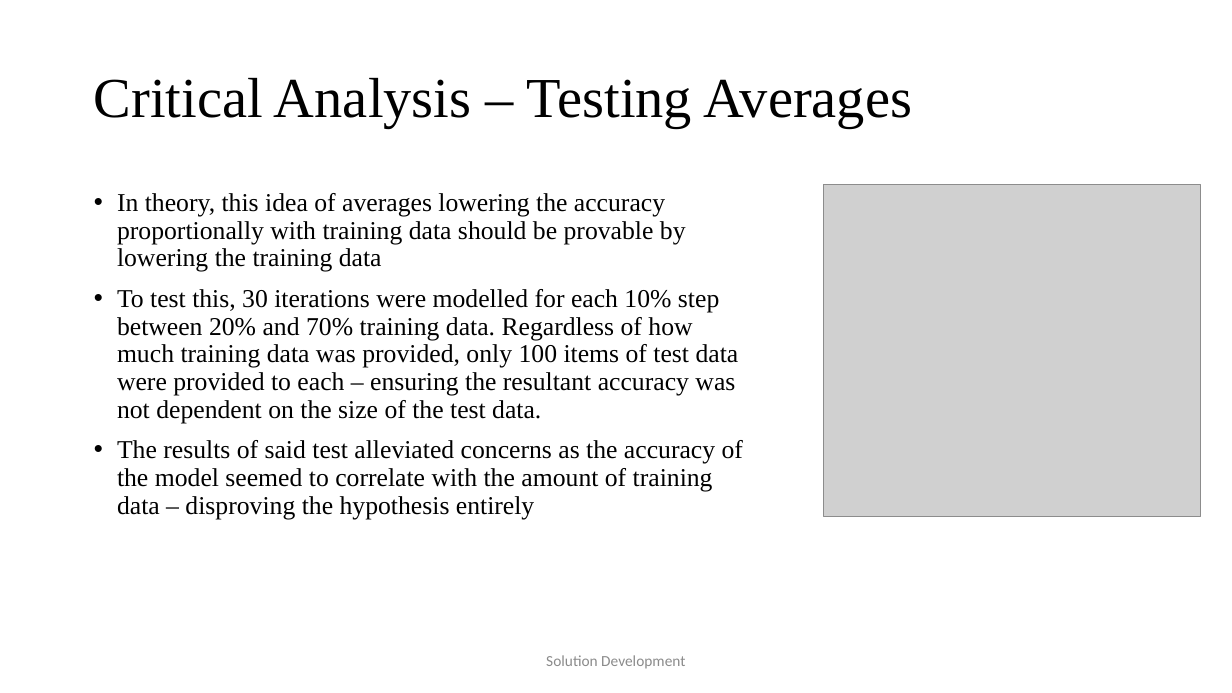
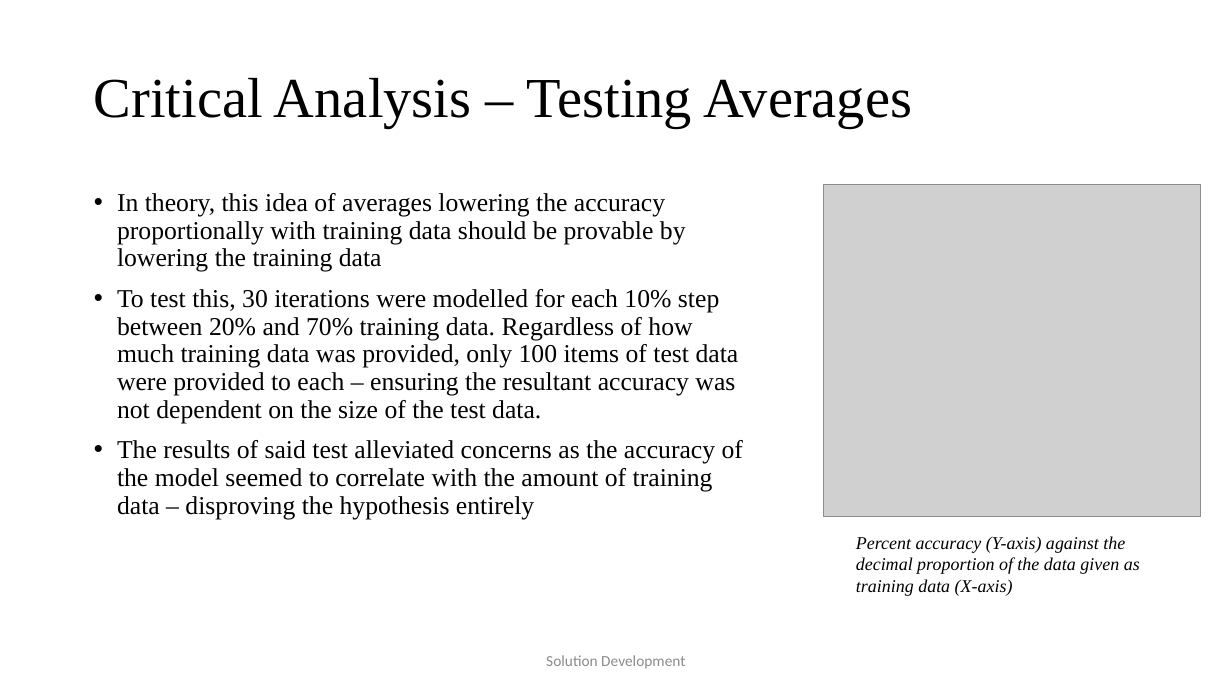
Before and after one commit to JaVonox/AIChatbot, a slide deck: slide 13 of Documentation/100505349.pptx. Drawn at 1232x693 pixels with LibreOffice and Linux fonts; fonts in the diff are those of the drawing; grey boxes stand for pictures. Boxes give left, top, right and bottom in pixels: in the first picture for what was removed or moved away, otherwise in the second. Text is boxed around its words. In the diff, an @@ line names an element or a change of style, - is before the commit and + after.

```diff
--- a/Documentation/100505349.pptx
+++ b/Documentation/100505349.pptx
@@ text added at box(856, 536, 1140, 596), 14 pt, text #000000, italic @@
+Percent accuracy (Y-axis) against the decimal proportion of the data given as training data (X-axis)
```
Also in this commit, not shown: 9 other slides changed, 3 slides added, 1 slide removed, 4 other files.
